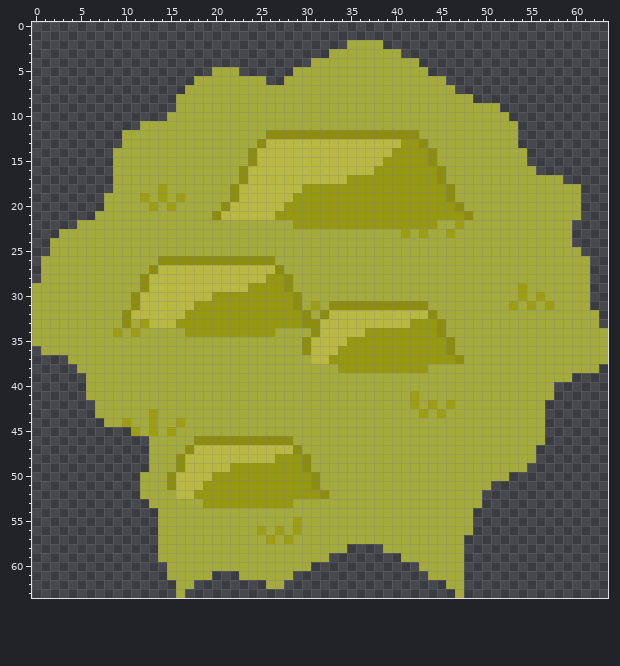
One commit to this pixel-art sprite: Images/TileSets/Civ6 NLB/Tiles/Plains+Hill2.png. Above, as it was before the edit.
The file is 64x64 pixels.
And afterwards:
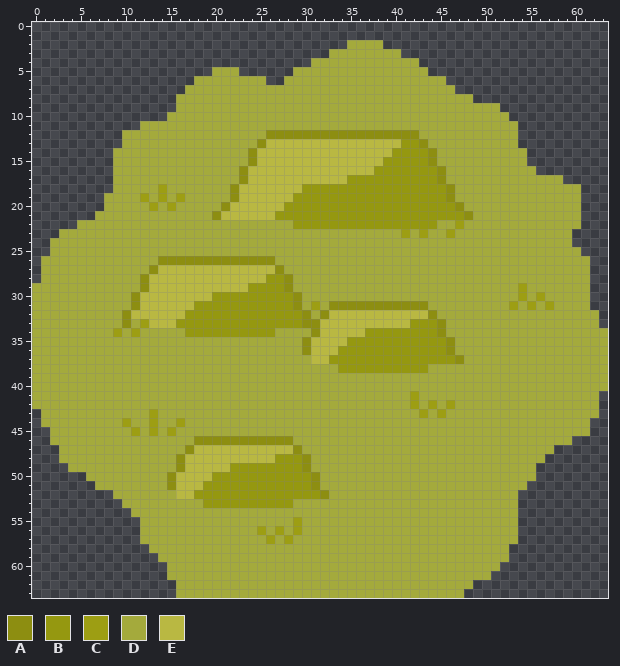
Palette (. is transparent): A #8d8e11  B #959810  C #9d9e13  D #a4aa3c  E #b9b842
The edit:
@@ x 58..62 @@
 21 DDD..
-22 DD...
+22 DDD..
 23 DD...
@@ x 0..63 @@
 35 DDDDDDDDDDDDDDDDDDDDDDDDDDDDDDAEEEEBBBBBBBBBBBADDDDDDDDDDDDDDDDD
-36 .DDDDDDDDDDDDDDDDDDDDDDDDDDDDDAEEEBBBBBBBBBBBBADDDDDDDDDDDDDDDDD
-37 ....DDDDDDDDDDDDDDDDDDDDDDDDDDDEEBBBBBBBBBBBBBBADDDDDDDDDDDDDDDD
-38 .....DDDDDDDDDDDDDDDDDDDDDDDDDDDDDBBBBBBBBBBDDDDDDDDDDDDDDDDDDD.
-39 ......DDDDDDDDDDDDDDDDDDDDDDDDDDDDDDDDDDDDDDDDDDDDDDDDDDDDDD....
-40 ......DDDDDDDDDDDDDDDDDDDDDDDDDDDDDDDDDDDDDDDDDDDDDDDDDDDD......
-41 ......DDDDDDDDDDDDDDDDDDDDDDDDDDDDDDDDDDDDCDDDDDDDDDDDDDDD......
-42 .......DDDDDDDDDDDDDDDDDDDDDDDDDDDDDDDDDDDCDCDCDDDDDDDDDD.......
-43 .......DDDDDDCDDDDDDDDDDDDDDDDDDDDDDDDDDDDDCDCDDDDDDDDDDD.......
-44 ........DDCDDCDDCDDDDDDDDDDDDDDDDDDDDDDDDDDDDDDDDDDDDDDDD.......
-45 ...........CDCDCDDDDDDDDDDDDDDDDDDDDDDDDDDDDDDDDDDDDDDDDD.......
-46 .............DDDDDAAAAAAAAAAADDDDDDDDDDDDDDDDDDDDDDDDDDDD.......
-47 .............DDDDAEEEEEEEEEEEADDDDDDDDDDDDDDDDDDDDDDDDDD........
-48 .............DDDAEEEEEEEEEEBBBADDDDDDDDDDDDDDDDDDDDDDDDD........
-49 .............DDDAEEEEEBBBBBBBBADDDDDDDDDDDDDDDDDDDDDDDD.........
-50 ............DDDAEEEEBBBBBBBBBBBADDDDDDDDDDDDDDDDDDDDD...........
-51 ............DDDAEEEBBBBBBBBBBBBADDDDDDDDDDDDDDDDDDD.............
-52 ............DDDDEEBBBBBBBBBBBBBBADDDDDDDDDDDDDDDDD..............
-53 .............DDDDDDBBBBBBBBBBDDDDDDDDDDDDDDDDDDDDD..............
-54 ..............DDDDDDDDDDDDDDDDDDDDDDDDDDDDDDDDDDD...............
-55 ..............DDDDDDDDDDDDDDDCDDDDDDDDDDDDDDDDDDD...............
-56 ..............DDDDDDDDDDDCDCDCDDDDDDDDDDDDDDDDDDD...............
-57 ..............DDDDDDDDDDDDCDCDDDDDDDDDDDDDDDDDDD................
-58 ..............DDDDDDDDDDDDDDDDDDDDD....DDDDDDDDD................
-59 ..............DDDDDDDDDDDDDDDDDDD........DDDDDDD................
-60 ...............DDDDDDDDDDDDDDDD............DDDDD................
-61 ...............DDDDD...DDDDDD...............DDDD................
-62 ................DD........DD..................DD................
-63 ................D..............................D................
+36 DDDDDDDDDDDDDDDDDDDDDDDDDDDDDDAEEEBBBBBBBBBBBBADDDDDDDDDDDDDDDDD
+37 DDDDDDDDDDDDDDDDDDDDDDDDDDDDDDDEEBBBBBBBBBBBBBBADDDDDDDDDDDDDDDD
+38 DDDDDDDDDDDDDDDDDDDDDDDDDDDDDDDDDDBBBBBBBBBBDDDDDDDDDDDDDDDDDDDD
+39 DDDDDDDDDDDDDDDDDDDDDDDDDDDDDDDDDDDDDDDDDDDDDDDDDDDDDDDDDDDDDDDD
+40 DDDDDDDDDDDDDDDDDDDDDDDDDDDDDDDDDDDDDDDDDDDDDDDDDDDDDDDDDDDDDDDD
+41 DDDDDDDDDDDDDDDDDDDDDDDDDDDDDDDDDDDDDDDDDDCDDDDDDDDDDDDDDDDDDDD.
+42 DDDDDDDDDDDDDDDDDDDDDDDDDDDDDDDDDDDDDDDDDDCDCDCDDDDDDDDDDDDDDDD.
+43 .DDDDDDDDDDDDCDDDDDDDDDDDDDDDDDDDDDDDDDDDDDCDCDDDDDDDDDDDDDDDDD.
+44 .DDDDDDDDDCDDCDDCDDDDDDDDDDDDDDDDDDDDDDDDDDDDDDDDDDDDDDDDDDDDD..
+45 ..DDDDDDDDDCDCDCDDDDDDDDDDDDDDDDDDDDDDDDDDDDDDDDDDDDDDDDDDDDDD..
+46 ..DDDDDDDDDDDDDDDDAAAAAAAAAAADDDDDDDDDDDDDDDDDDDDDDDDDDDDDDD....
+47 ...DDDDDDDDDDDDDDAEEEEEEEEEEEADDDDDDDDDDDDDDDDDDDDDDDDDDDD......
+48 ...DDDDDDDDDDDDDAEEEEEEEEEEBBBADDDDDDDDDDDDDDDDDDDDDDDDDD.......
+49 ....DDDDDDDDDDDDAEEEEEBBBBBBBBADDDDDDDDDDDDDDDDDDDDDDDDD........
+50 ......DDDDDDDDDAEEEEBBBBBBBBBBBADDDDDDDDDDDDDDDDDDDDDDDD........
+51 .......DDDDDDDDAEEEBBBBBBBBBBBBADDDDDDDDDDDDDDDDDDDDDDD.........
+52 .........DDDDDDDEEBBBBBBBBBBBBBBADDDDDDDDDDDDDDDDDDDDD..........
+53 ..........DDDDDDDDDBBBBBBBBBBDDDDDDDDDDDDDDDDDDDDDDDDD..........
+54 ...........DDDDDDDDDDDDDDDDDDDDDDDDDDDDDDDDDDDDDDDDDDD..........
+55 ............DDDDDDDDDDDDDDDDDCDDDDDDDDDDDDDDDDDDDDDDDD..........
+56 ............DDDDDDDDDDDDDCDCDCDDDDDDDDDDDDDDDDDDDDDDDD..........
+57 ............DDDDDDDDDDDDDDCDCDDDDDDDDDDDDDDDDDDDDDDDDD..........
+58 .............DDDDDDDDDDDDDDDDDDDDDDDDDDDDDDDDDDDDDDDD...........
+59 ..............DDDDDDDDDDDDDDDDDDDDDDDDDDDDDDDDDDDDDDD...........
+60 ...............DDDDDDDDDDDDDDDDDDDDDDDDDDDDDDDDDDDDD............
+61 ...............DDDDDDDDDDDDDDDDDDDDDDDDDDDDDDDDDDDD.............
+62 ................DDDDDDDDDDDDDDDDDDDDDDDDDDDDDDDDD...............
+63 ................DDDDDDDDDDDDDDDDDDDDDDDDDDDDDDDD................
